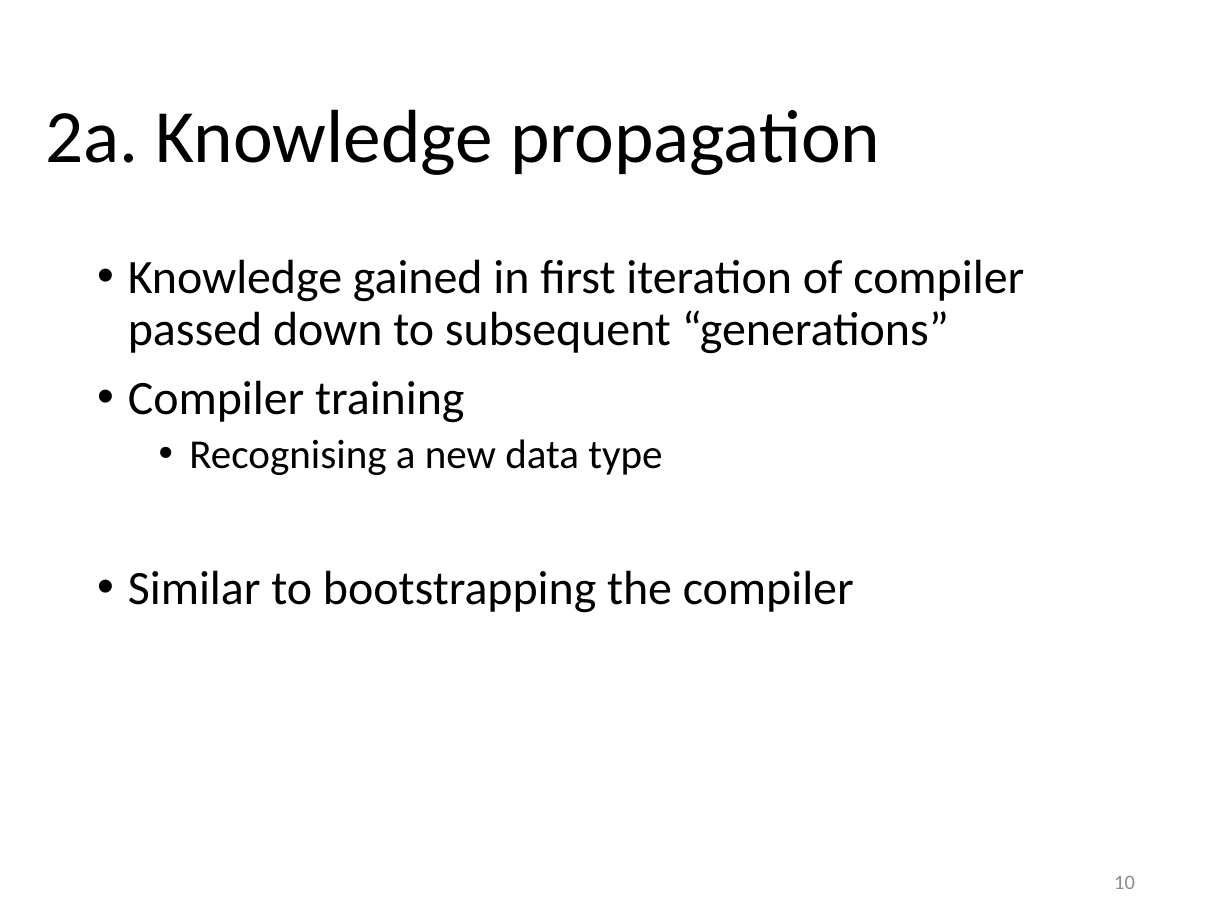
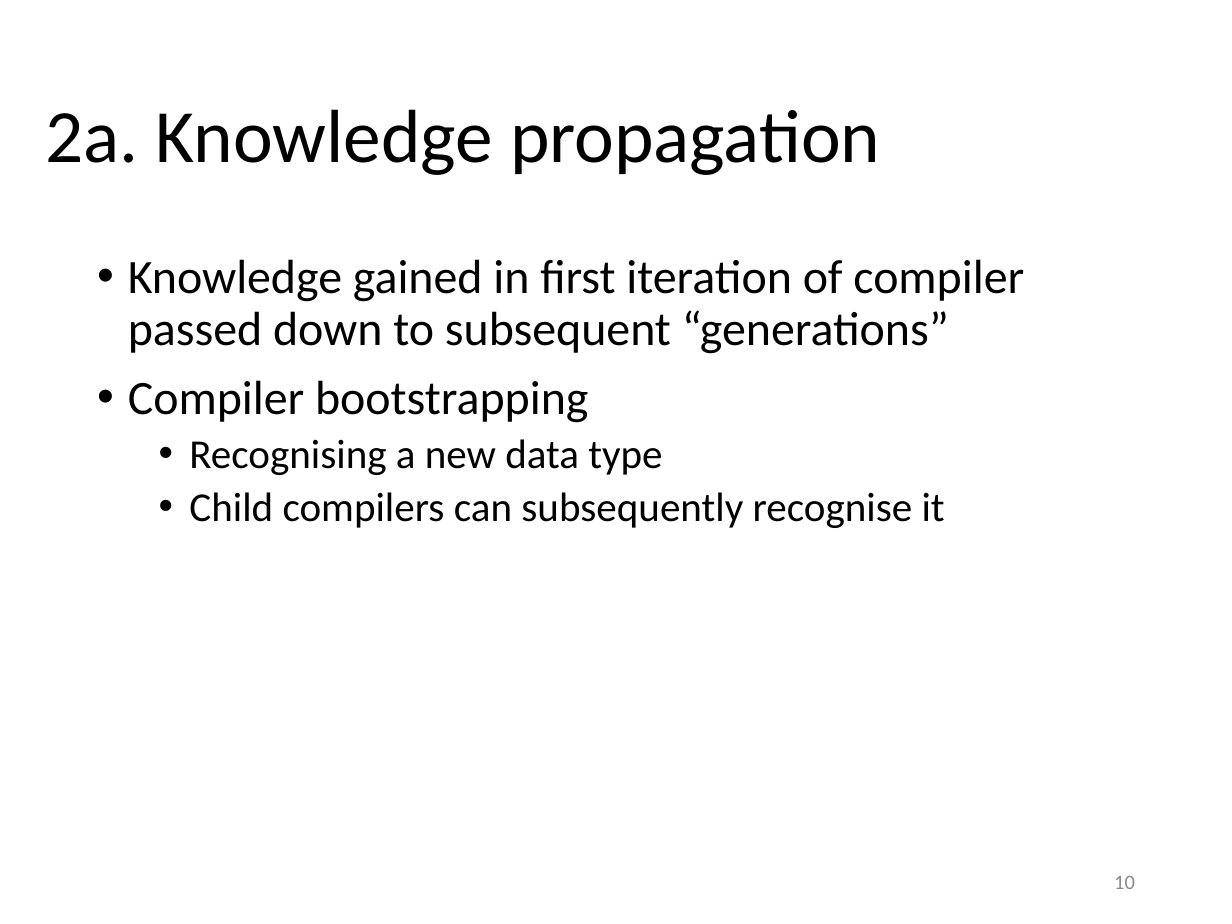
Before and after one commit to yeokm1/reflections-on-trusting-trust, a slide deck: slide 10 of reflections-on-trusting-trust-slides.pptx. Drawn at 1232x924 pixels with LibreOffice and Linux fonts; fonts in the diff are those of the drawing. Boxes give left, top, right and bottom in pixels: in the first picture for what was removed or moved away, otherwise in the second. Text is boxed around its words. In the diff, an @@ line names an element or a change of style, - is before the commit and + after.

```diff
--- a/reflections-on-trusting-trust-slides.pptx
+++ b/reflections-on-trusting-trust-slides.pptx
@@ text at (128, 380, 588, 423): text changed @@
-• Compiler training
+• Compiler bootstrapping
@@ text at (189, 492, 945, 528): text changed; size 28 to 24 pt @@
-• Similar to bootstrapping the compiler
+  • Child compilers can subsequently recognise it
```
Also in this commit, not shown: 13 other slides changed, 1 other file.
